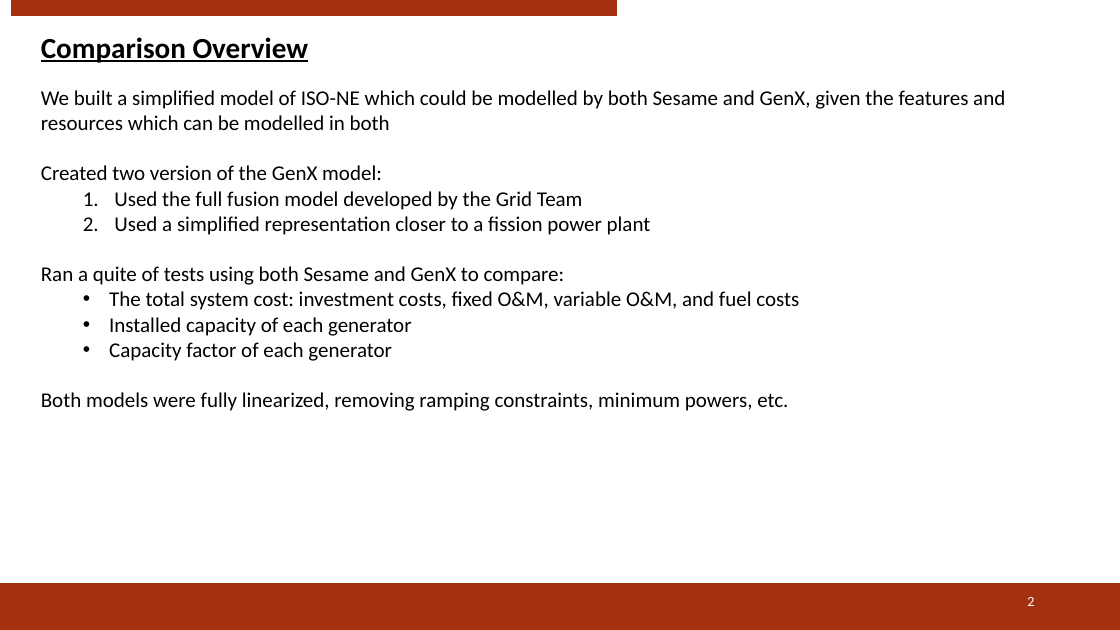
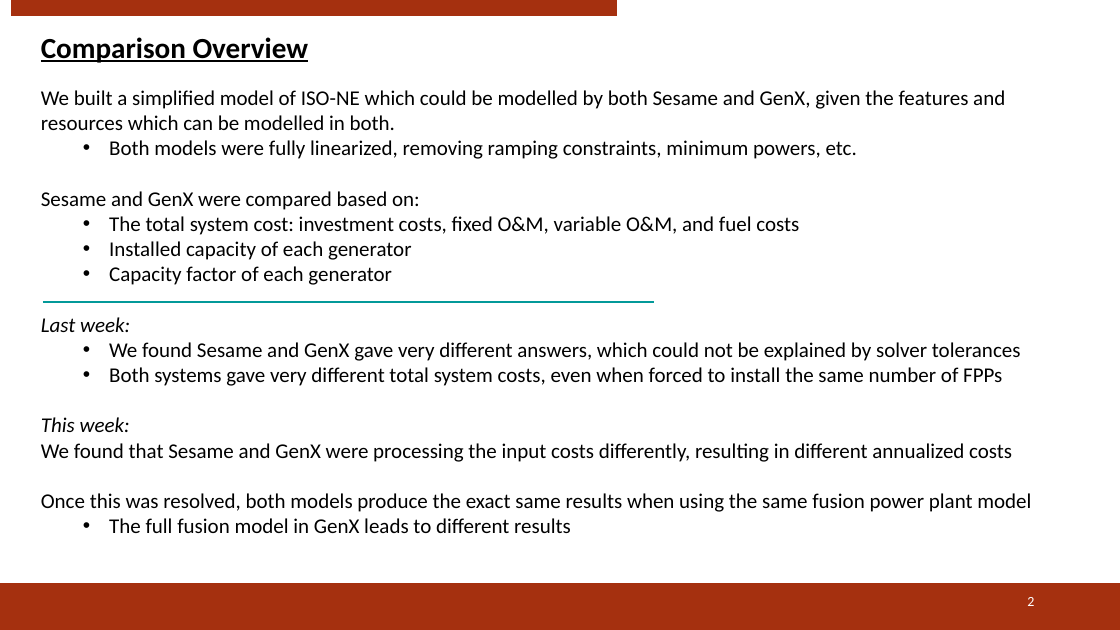
Before and after one commit to rmacd757/GenX, a slide deck: slide 2 of fusion_paper/sesame_comparison/2023-08-14 GenX-Sesame comparison presentation.pptx. Drawn at 1120x630 pixels with LibreOffice and Linux fonts; fonts in the diff are those of the drawing; background and template pictures are left out. Boxes give left, top, right and bottom in pixels: in the first picture for what was removed or moved away, otherwise in the second. Text is boxed around its words. In the diff, an @@ line names an element or a change of style, - is before the commit and + after.

```diff
--- a/fusion_paper/sesame_comparison/2023-08-14 GenX-Sesame comparison presentation.pptx
+++ b/fusion_paper/sesame_comparison/2023-08-14 GenX-Sesame comparison presentation.pptx
@@ text at (41, 90, 1005, 210): text changed @@
-We built a simplified model of ISO-NE which could be modelled by both Sesame and GenX, given the features and resources which can be modelled in both
-Created two version of the GenX model:
-  1. Used the full fusion model developed by the Grid Team
-  2. Used a simplified representation closer to a fission power plant
-Ran a quite of tests using both Sesame and GenX to compare:
+We built a simplified model of ISO-NE which could be modelled by both Sesame and GenX, given the features and resources which can be modelled in both.
+  • Both models were fully linearized, removing ramping constraints, minimum powers, etc.
+Sesame and GenX were compared based on:
@@ text at (41, 317, 1031, 533): text changed @@
-Both models were fully linearized, removing ramping constraints, minimum powers, etc.
+Last week:
+  • We found Sesame and GenX gave very different answers, which could not be explained by solver tolerances
+  • Both systems gave very different total system costs, even when forced to install the same number of FPPs
+This week:
+We found that Sesame and GenX were processing the input costs differently, resulting in different annualized costs
+Once this was resolved, both models produce the exact same results when using the same fusion power plant model
+  • The full fusion model in GenX leads to different results
@@ line added from (43, 302) to (654, 302), #039999 2.25 pt @@
```
Also in this commit, not shown: 2 other slides changed, 3 slides added, 3 slides removed, 32 other files.
